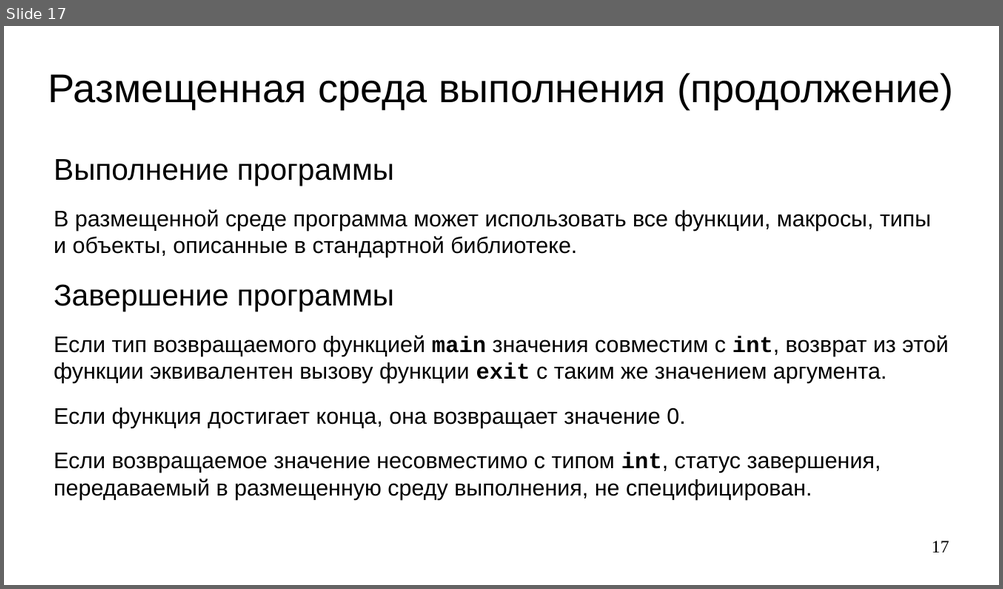
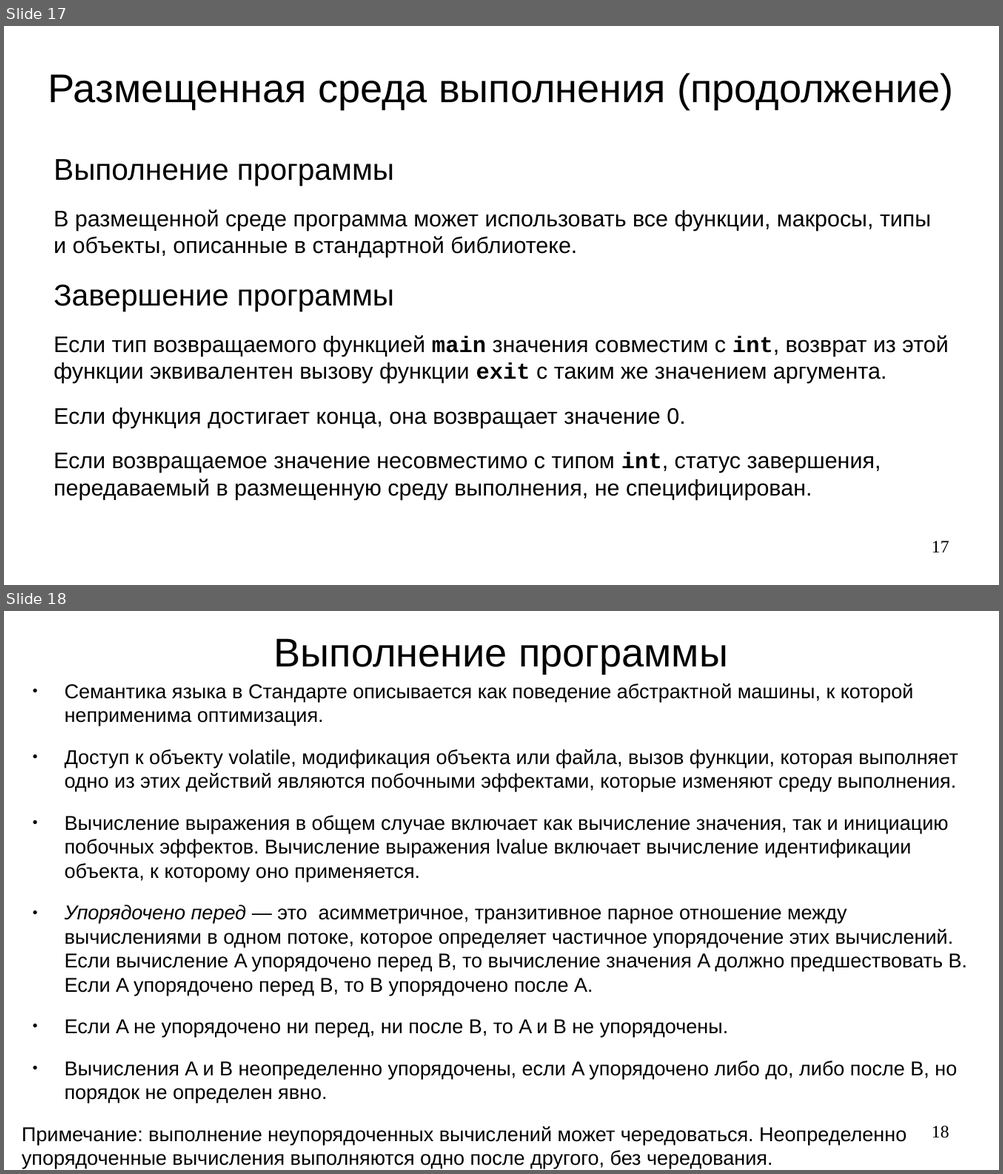
Before and after one commit to steelcraft/stud-lab, a slide deck: Лекции/CACP01.odp. Shown one above the other, each under a label of ours: slide 17 before the commit, slides 17 and 18 after it. The pictures are 1003x589 and 1003x1174 pixels, drawn with LibreOffice and Linux fonts; fonts in the diff are those of the drawing. Boxes give left, top, right and bottom in pixels: in the first picture for what was removed or moved away, otherwise in the second. Text is boxed around its words. In the diff, an @@ line names an element or a change of style, - is before the commit and + after.

Commit message:
Добавлен раздел "Выполнение программы" (до 5.1.2.4)

```diff
--- a/Лекции/CACP01.odp
+++ b/Лекции/CACP01.odp
@@ slide 18 added at bbox=[4, 611, 999, 1170], background #FFFFFF @@
@@ title added at bbox=[274, 638, 728, 673], 32 pt, text #000000 @@
+Выполнение программы
@@ text added at bbox=[22, 684, 967, 1169], 16 pt, text #000000 @@
+● Семантика языка в Стандарте описывается как поведение абстрактной машины, к которой неприменима оптимизация.
+● Доступ к объекту volatile, модификация объекта или файла, вызов функции, которая выполняет одно из этих действий являются побочными эффектами, которые изменяют среду выполнения.
+● Вычисление выражения в общем случае включает как вычисление значения, так и инициацию побочных эффектов. Вычисление выражения lvalue включает вычисление идентификации объекта, к которому оно применяется.
+● Упорядочено перед — это асимметричное, транзитивное парное отношение между вычислениями в одном потоке, которое определяет частичное упорядочение этих вычислений. Если вычисление A упорядочено перед B, то вычисление значения A должно предшествовать B. Если A упорядочено перед B, то B упорядочено после A.
+● Если A не упорядочено ни перед, ни после B, то A и B не упорядочены.
+● Вычисления A и B неопределенно упорядочены, если A упорядочено либо до, либо после B, но порядок не определен явно.
+Примечание: выполнение неупорядоченных вычислений может чередоваться. Неопределенно упорядоченные вычисления выполняются одно после другого, без чередования.
@@ page number added at bbox=[931, 1126, 949, 1139], 14 pt, text #000000 @@
+18
```
Also in this commit, not shown: 2 other slides added.
